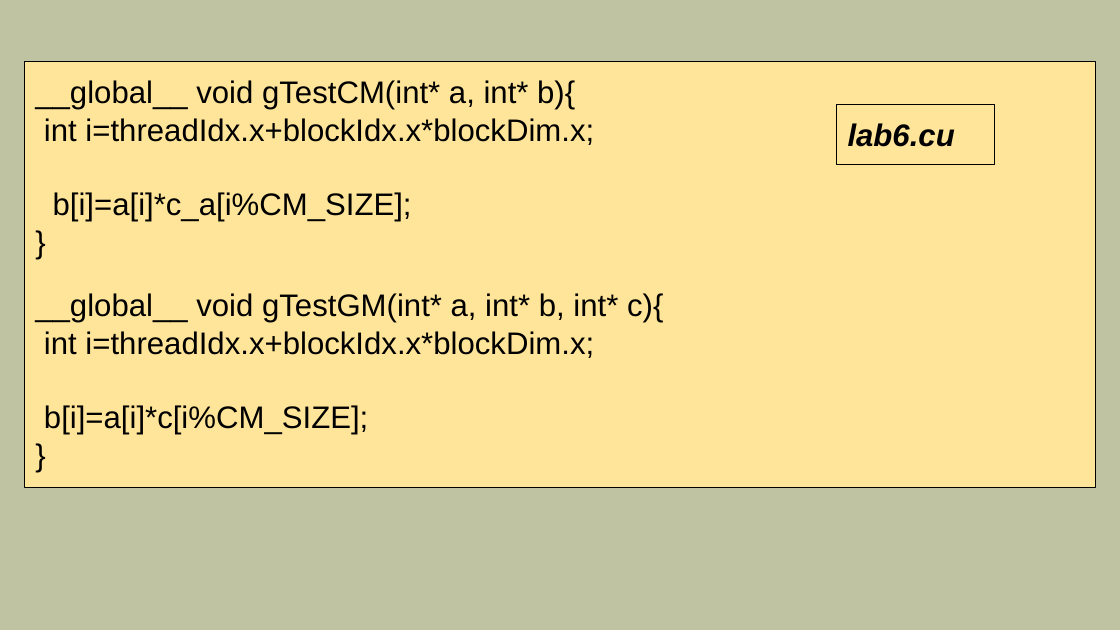
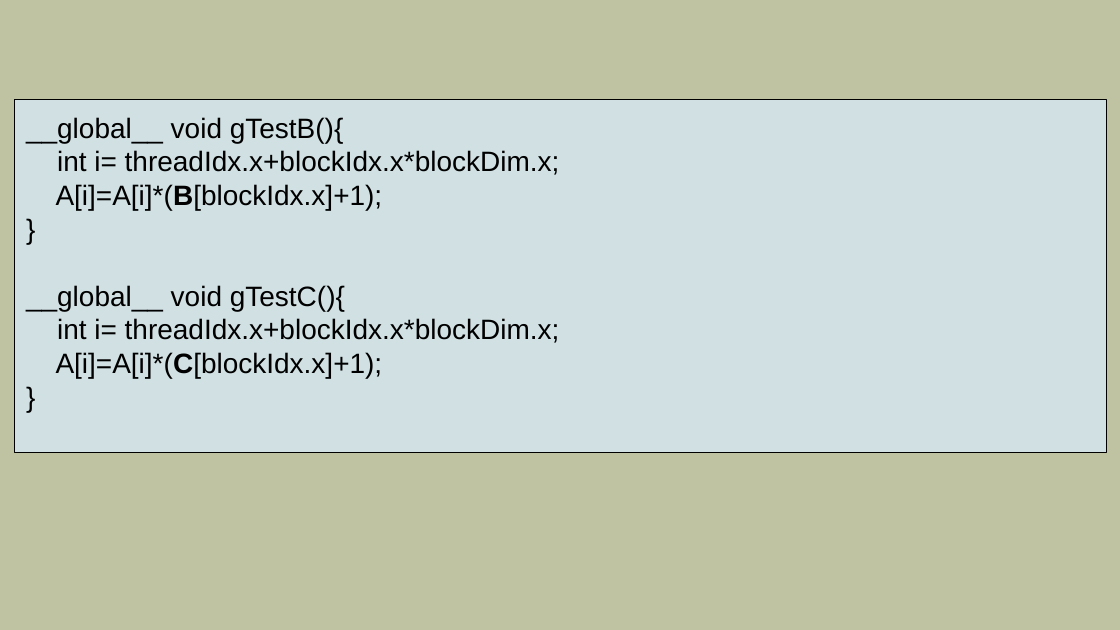
Before and after one commit to mlkv52/sibsutis_cuda_bachelors-2025, a slide deck: slide 6 of Лекции/pptx/Лекция7-ПГП-2025.pptx (slide 3 before the commit). Drawn at 1120x630 pixels with LibreOffice and Linux fonts; fonts in the diff are those of the drawing. Boxes give left, top, right and bottom in pixels: in the first picture for what was removed or moved away, otherwise in the second. Text is boxed around its words. In the diff, an @@ line names an element or a change of style, - is before the commit and + after.

```diff
--- a/Лекции/pptx/Лекция7-ПГП-2025.pptx
+++ b/Лекции/pptx/Лекция7-ПГП-2025.pptx
@@ rectangle "__global__ void gTestB(){": place and size @@
-rectangle "__global__ void gTestB(){" at [25, 62, 1096, 487]
+rectangle "__global__ void gTestB(){" at [15, 99, 1107, 451]
@@ rectangle "__global__ void gTestB(){" at [15, 99, 1107, 451]: size 20 to 18 pt in "}", "}"; fill #FFE599 to #D0E0E3 @@
@@ text in rectangle at [26, 117, 560, 210]: text changed; size 20 to 18 pt @@
-__global__ void gTestCM(int* a, int* b){
-int i=threadIdx.x+blockIdx.x*blockDim.x;
-b[i]=a[i]*c_a[i%CM_SIZE];
+__global__ void gTestB(){
+int i= threadIdx.x+blockIdx.x*blockDim.x;
+A[i]=A[i]*(B[blockIdx.x]+1);
@@ rectangle removed at [837, 104, 995, 165] @@
-lab6.cu
@@ text in rectangle at [26, 285, 560, 378]: text changed; size 20 to 18 pt @@
-__global__ void gTestGM(int* a, int* b, int* c){
-int i=threadIdx.x+blockIdx.x*blockDim.x;
-b[i]=a[i]*c[i%CM_SIZE];
+__global__ void gTestC(){
+int i= threadIdx.x+blockIdx.x*blockDim.x;
+A[i]=A[i]*(C[blockIdx.x]+1);
```
Also in this commit, not shown: 7 slides added, 4 slides removed.
